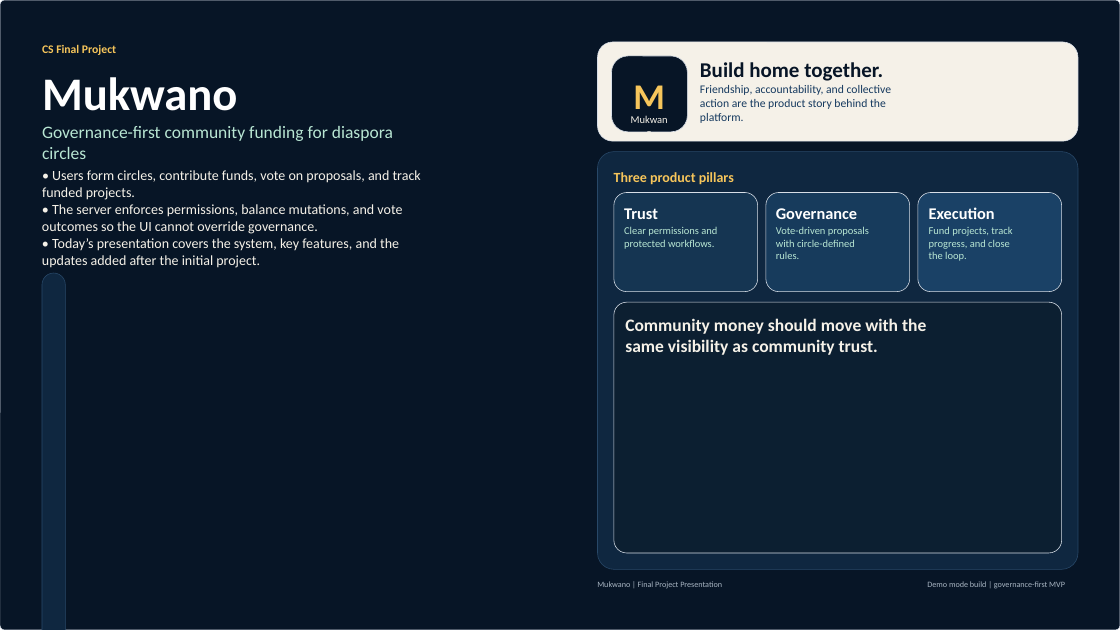
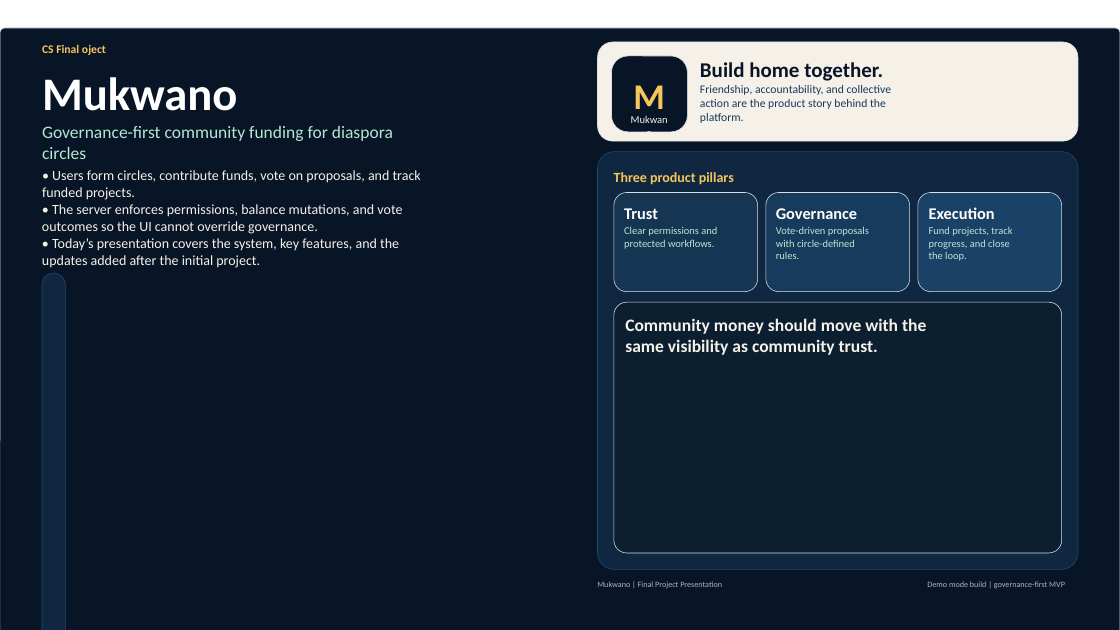
Before and after one commit to LevronC/Mukwano-, a slide deck: slide 1 of tmp/presentations/mukwano-final-presentation/output/output.pptx. Drawn at 1120x630 pixels with LibreOffice and Linux fonts; fonts in the diff are those of the drawing. Boxes give left, top, right and bottom in pixels: in the first picture for what was removed or moved away, otherwise in the second. Text is boxed around its words. In the diff, an @@ line names an element or a change of style, - is before the commit and + after.

```diff
--- a/tmp/presentations/mukwano-final-presentation/output/output.pptx
+++ b/tmp/presentations/mukwano-final-presentation/output/output.pptx
@@ rounded rectangle: place and size @@
-rounded rectangle at [0, 0, 1120, 630]
+rounded rectangle at [0, 28, 1120, 630]
@@ text at [42, 44, 106, 55]: text changed @@
-CS Final Project
+CS Final oject
```
Also in this commit, not shown: 7 other files.
